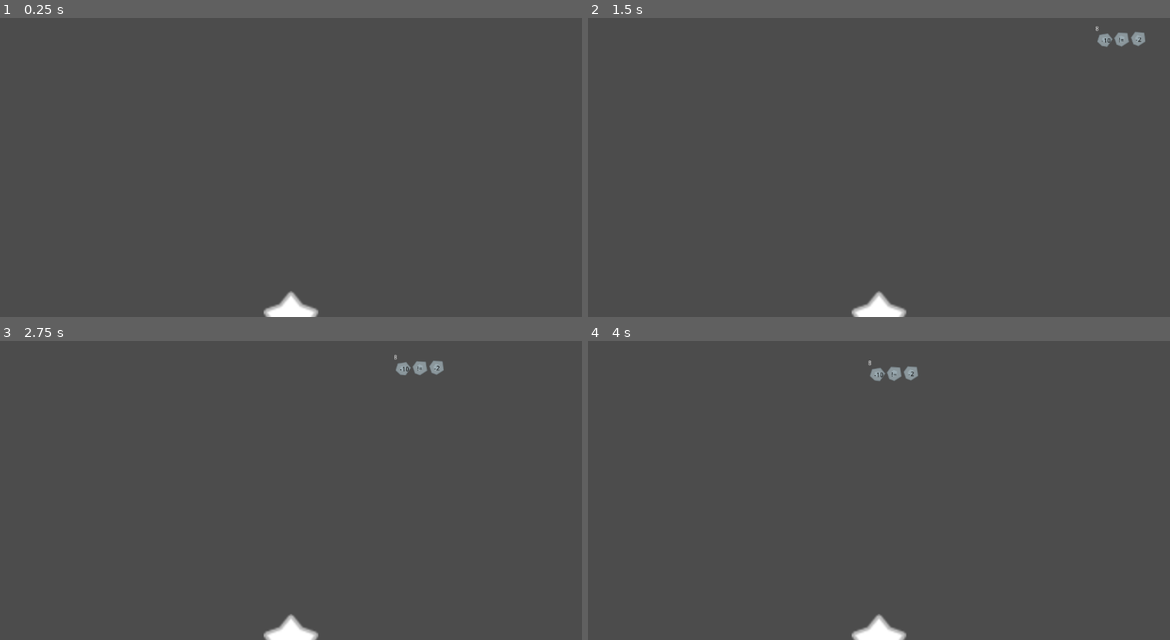
Above: before the commit, frames 1-4 (two rows, left to right).
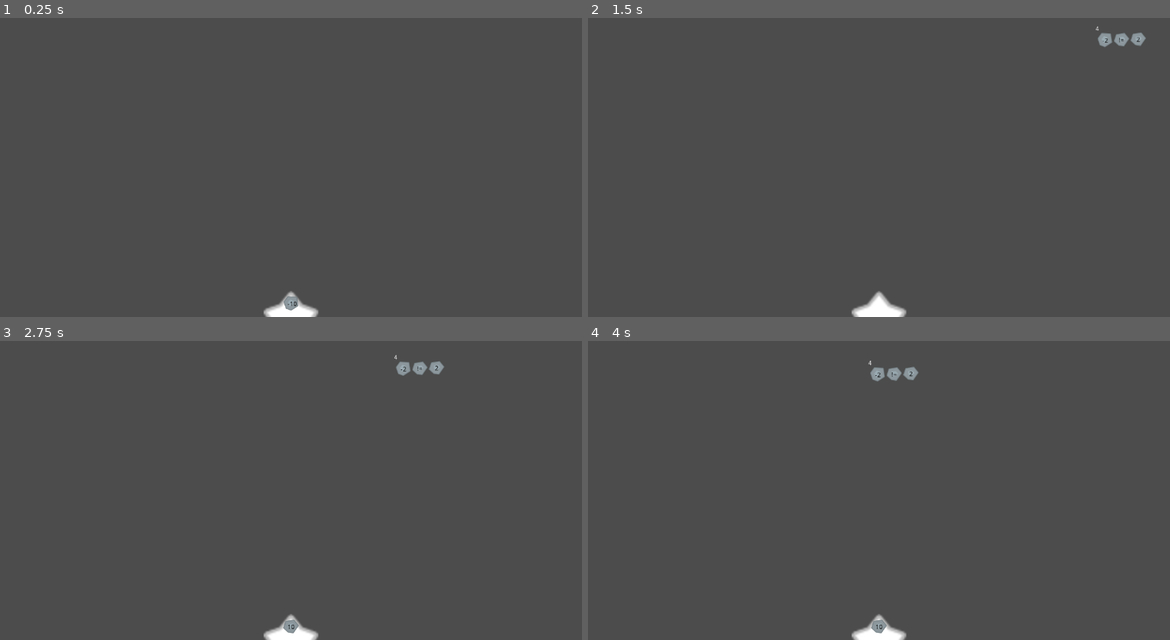
Above: after the commit, the same moments.

Repository: caleb-vincent/space-math
Game: Godot game, scene res://Debris/Debris.tscn
The game is run twice, just before and just after one commit, with the same random seed, the same clock (stepped at 60 frames per second) and the same inputs. This scene is started directly instead of the project's main scene.
Inputs (mouse positions are in pixels of both pictures, inside the frame that each line leads up to):
- Up to frame 1 (0.25 s): no input
- Up to frame 2 (1.5 s): tap Enter at 0.5 s; move the mouse to (1007, 137) at 0.52 s; click (1007, 137) at 0.67 s; drag from (762, 170) to (849, 218) at 1.27 s
- Up to frame 3 (2.75 s): move the mouse to (349, 403) at 2.02 s; click (349, 403) at 2.17 s
- Up to frame 4 (4 s): drag from (849, 541) to (704, 427) at 2.77 s; move the mouse to (1053, 526) at 3.52 s; click (1053, 526) at 3.67 s

The runs differ from the first frame. In frame 1, less than 0.1% of the frame differs, in the area x 48-52%, y 92-98%; in frame 2, less than 0.1%; in frame 3, 0.2%, in the area x 48-77%, y 4-98%; in frame 4, 0.2%.

Commit message:
Debris Cancling - relevant projectile values

Diff:
--- a/Debris/Debris.tscn
+++ b/Debris/Debris.tscn
@@ -8,14 +8,29 @@
 
 const DebrisPiece = preload(\"DebrisPiece.tscn\")
 
-func _ready() -> void:
-	randomize()
-	_addDebris()
+var _payload : DebrisPiece = null
+var _options : Array = [INF]
+
+################################################################################
+#	Inherited Methods
+################################################################################
 
 
 func _process(_delta) -> void:
 	if Input.is_action_just_released(\"ui_accept\"):
 		_fire()
+
+
+func _ready() -> void:
+	randomize()
+	_reload()
+	_addDebris()
+
+
+
+################################################################################
+#	Private Methods
+################################################################################
 
 
 func _addDebris() -> void:
@@ -27,6 +42,7 @@
 
 	debris.connect(\"offScreen\", self, \"_debrisLeft\")
 	debris.connect(\"impact\", self, \"_onImpact\")
+	debris.connect(\"updated\", self, \"_debrisUpdated\")
 
 	var symbol = DebrisPiece.instance()
 	add_child(symbol)
@@ -43,28 +59,49 @@
 	symbol.connectTo(piece2)
 	pass
 
+
+func _fire() -> void:
+	if $FireTimer.time_left <= 0 && _payload != null:
+		_payload.linear_velocity.y = -800
+		$FireTimer.start()
+		_payload = null
+
+
+func _reload() -> void:
+	_payload = DebrisPiece.instance()
+	var option = _options[_rng.randi_range(0, _options.size() - 1)]
+	_payload.value = _rng.randi_range(-10, 10) if option == INF else option
+	_payload.collision_layer = 0x8
+	add_child(_payload)
+	_payload.position = $FirePosition.position
+
+
+################################################################################
+#	Signal Handling
+################################################################################
+
+
 func _debrisLeft(node : PhysicsBody2D) -> void:
 	node.teleportChain(Vector2($DebrisStart.position.x, node.position.y))
 
 
-func _fire() -> void:
-	if $FireTimer.time_left <= 0:
-		var payload = DebrisPiece.instance()
-		payload.value = _rng.randi_range(-10, 10)
-		payload.position = $FirePosition.position
-		payload.linear_velocity.y = -800
-		payload.collision_layer = 0x8
-		add_child(payload)
-		$FireTimer.start()
+func _debrisUpdated(difference : int, oldDifference : int) -> void:
+	if oldDifference != INF:
+		_options.remove(_options.find(oldDifference))
+	if abs(difference) < 10:
+		_options.append(difference)
 
 
 func _onImpact( node : PhysicsBody2D ) -> void:
 	node.clearChain()
 
 
-
 func _on_SpawnTimer_timeout() -> void:
 	_addDebris()
+
+
+func _on_FireTimer_timeout() -> void:
+	_reload()
 "
 
 [sub_resource type="ConvexPolygonShape2D" id=4]
@@ -83,6 +120,10 @@
 wait_time = 1.5
 one_shot = true
 
+[node name="SpawnTimer" type="Timer" parent="."]
+wait_time = 20.0
+autostart = true
+
 [node name="FirePosition" type="Position2D" parent="."]
 position = Vector2( 640, 690 )
 
@@ -100,3 +141,5 @@
 [node name="Sprite" type="Sprite" parent="SpaceStation"]
 scale = Vector2( 2.5, 2.5 )
 texture = ExtResource( 1 )
+[connection signal="timeout" from="FireTimer" to="." method="_on_FireTimer_timeout"]
+[connection signal="timeout" from="SpawnTimer" to="." method="_on_SpawnTimer_timeout"]
--- a/Debris/DebrisPiece.gd
+++ b/Debris/DebrisPiece.gd
@@ -8,6 +8,7 @@
 signal offScreen
 signal impact
 signal canceled
+signal updated
 
 const _spriteTypes = 2
 
@@ -22,6 +23,7 @@
 
 var _jumpTo = Vector2.ZERO
 var _pause = false
+var _total = INF
 
 onready var _rng : RandomNumberGenerator = get_parent()._rng
 
@@ -60,6 +62,9 @@
 		if total == 0:
 			clearChain()
 			emit_signal("canceled")
+		elif total != _total:
+			emit_signal("updated", total, _total)
+			_total = total
 
 
 func _ready() -> void:
